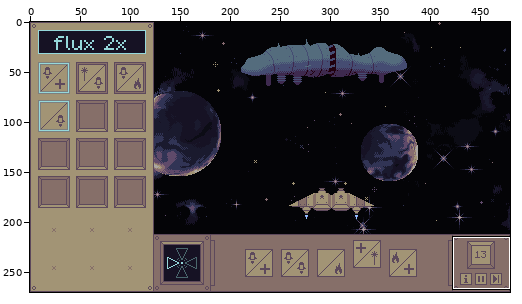
Pixel-art file -- assets/mockup/screen.aseprite. Above: a wide view before the commit, with the close-up outlined.
Close-up. Before the commit:
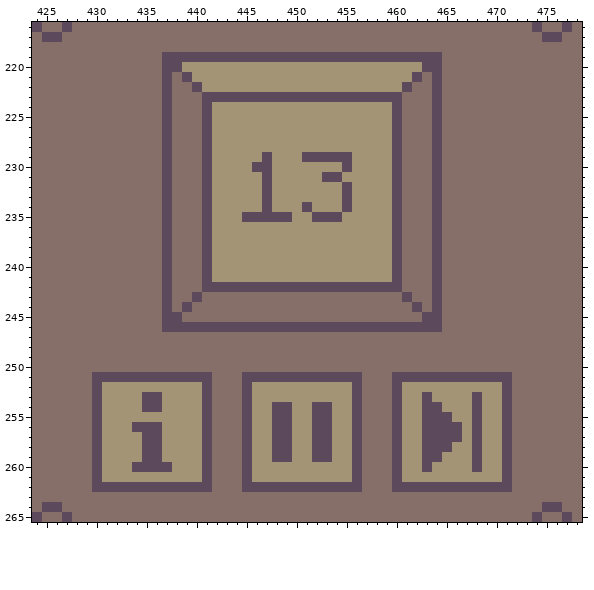
480x270 pixels, 1 frame. Colours within 5 levels of each other are drawn and written as one. Shown: x 424..478, y 216..265.
And afterwards:
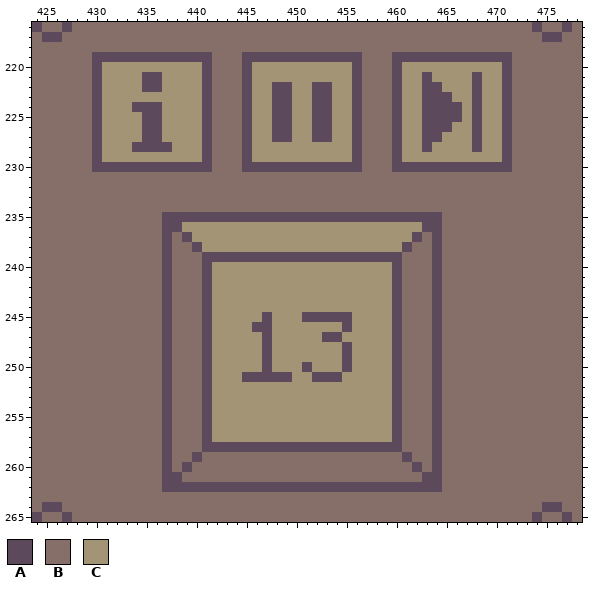
Palette (. is transparent): A #5d495c  B #866f69  C #a29475
The exact change:
Changed rows in their new state; - is an unchanged pixel.
Layer "HUD content":
first column x 430:
219 AAAAAAA-----BBB------------BBB-----AAAAAAA
220 ACCCCCCCC--ABBBA----------ABBBA--CCCCCCCCA
221 ACCCCAACCC-ABBBA----------ABBBA-CACCCCACCA
222 ACCCCAACCCCABBBA--AA--AA--ABBBACCA-CCCACCA
223 ACCCCCCCCCC-BBB-CC--CC--CC-BBB-CCA-ACCACCA
224 ACCCAAACCCC-BBBA--AA--AA--ABBB-CCA-AACACCA
225 ACCCCAACCCC-BBBA--AA--AA--ABBB-CCA-AACACCA
226 ACCCCAACCCC-BBBA--AA--AA--ABBB-CCA-ACCACCA
227 ACCCCAACCCC-BBBA--AA--AA--ABBB-CCA-CCCACCA
228 ACCCAAA-CCC-BBBA----------ABBB-CCACCCCACCA
229 ACCCCCCCCCC-BBBA-C---CCCCCABBB-CCCCCCCCCCA
230 AAAAAAA-AAA-BBBA--AAAAAAA-ABBB-AAA-AAAAAAA
231 -------B---BBBBBBBBBBBBBBBBBBBB---B-------
232 -------B---BBBBBBBBBBBBBBBBBBBB---B-------
233 -------B---BBBBBBBBBBBBBBBBBBBB---B-------
234 -------B---BBBBBBBBBBBBBBBBBBBB---B-------
235 --------AAA-AAA-----AA---AAAAA-AAA--------
236 --------ACCC------------------CCCA--------
237 ---------ACC------------------CCA---------
238 ----------AC------------------CA----------
239 ------------AAAAAAAAAAAAAAAAAA------------
242 ------------CCCCCCCCCCCCCCCCCC------------
243 ----------BACCCCCCCCCCCCCCCCCCAB----------
244 ---------B-ACCCCCCCCCCCCCCCCCCA-B---------
245 --------B--ACCCCCACCCAAAAACCCCA--B--------
246 --------BBB-CCCC--CCCCCCC-CCCC-BBB--------
247 -------A---ACCCCCACCCCCAACCCCCA---A-------
248 -------A---ACCCCCACCCCCCCACCCCA---A-------
249 -------A---ACCCCCACCCCCCCACCCCA---A-------
250 -------A---ACCCCCACCCACCCACCCCA---A-------
251 BBBBBBB-BBB-CCC-----CC---CCCCC-BBB-BBBBBBB
252 BBBBBBBABBB-CCCC----------CCCC-BBBABBBBBBB
253 BBBBBBBABBB-CCCC----------CCCC-BBBABBBBBBB
254 BBBBBBBABBB-CCCC--CC--CC--CCCC-BBB-BBBBBBB
255 BBBBBBBABBB-CCCC--CC--CC--CCCC-BBB-BBBBBBB
256 BBBBBBBABBB-CCCC--CC--CC--CCCC-BBB-BBBBBBB
257 BBBBBBBABBB-CCCC--CC--CC--CCCC-BBB-BBBBBBB
258 BBBBBBBABBB-AAA-AA--AA--AA-AAA-BBB-BBBBBBB
259 BBBBBBBABBAB---BBBBBBBBBBBB---BABB-BBBBBBB
260 BBBBBBB-BABB---BBBBBBBBBBBB---BBABABBBBBBB
261 BBBBBBBAABBB---BBBBBBBBBBBB---BBBAABBBBBBB
262 BBBBBBB-----AAA------------AAA-----BBBBBBB
Boxes around the changes in both close-ups, in picture pixels (x1, y1, x2, y2):
changed: (92, 52, 512, 492)
